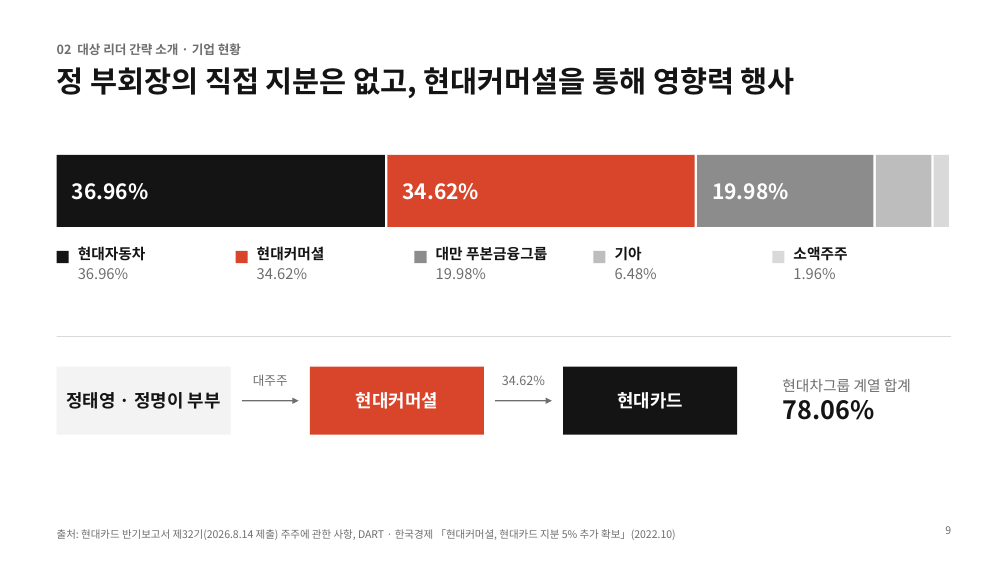
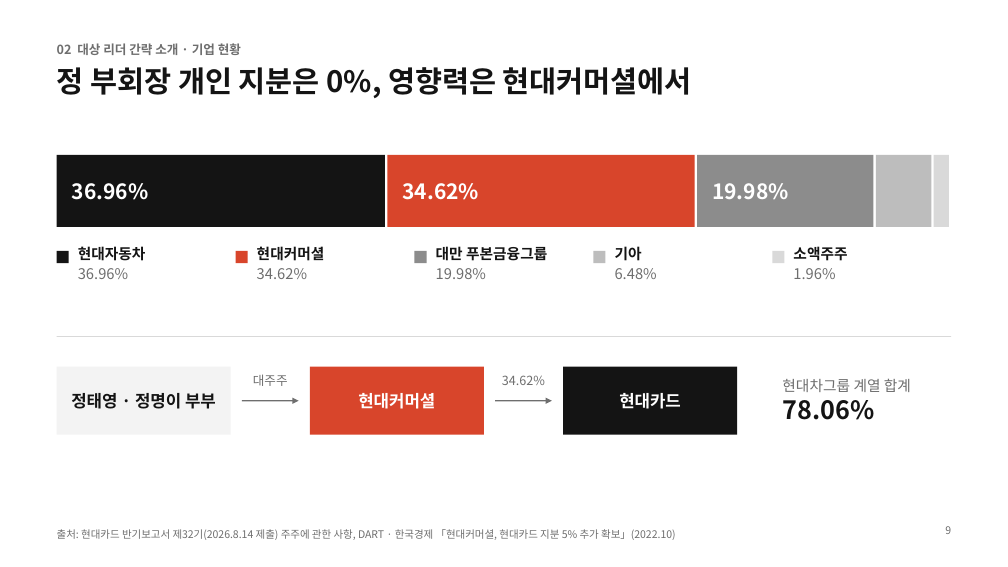
Before and after one commit to NATHAN18-ABLE/for-nathan, a slide deck: slide 9 of leadership-ppt/leadership-plan.pptx. Drawn at 1008x567 pixels with LibreOffice and Linux fonts; fonts in the diff are those of the drawing. Boxes give left, top, right and bottom in pixels: in the first picture for what was removed or moved away, otherwise in the second. Text is boxed around its words. In the diff, an @@ line names an element or a change of style, - is before the commit and + after.

```diff
--- a/leadership-ppt/leadership-plan.pptx
+++ b/leadership-ppt/leadership-plan.pptx
@@ title at [57,67,692,98]: text changed @@
-정 부회장의 직접 지분은 없고, 현대커머셜을 통해 영향력 행사
+정 부회장 개인 지분은 0%, 영향력은 현대커머셜에서
@@ size 17 to 16 pt in 3 elements at [71,393,216,409], [358,393,435,409], [619,393,681,409] @@
```
Also in this commit, not shown: 13 other slides changed, 2 slides added, 2 slides removed, 3 other files.
